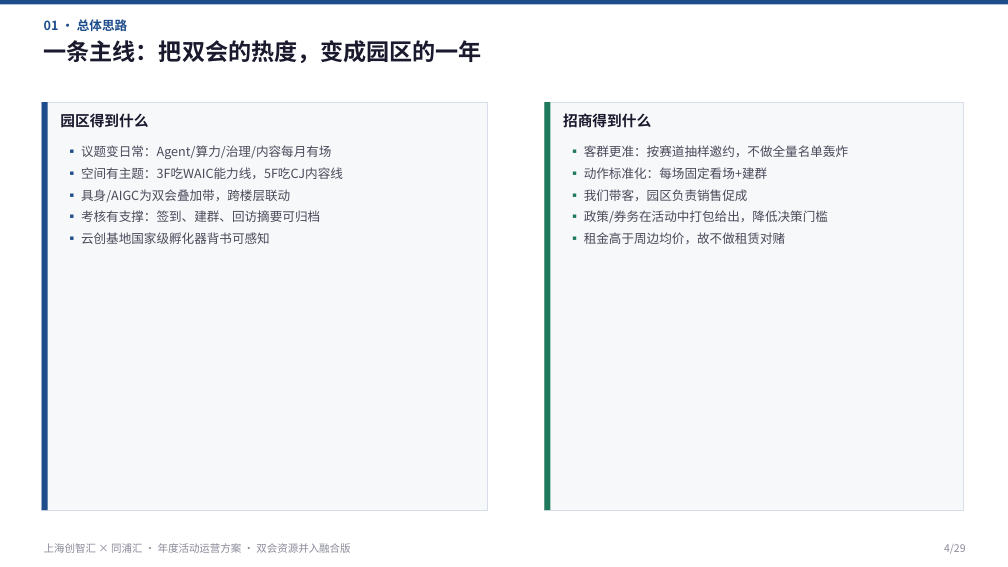
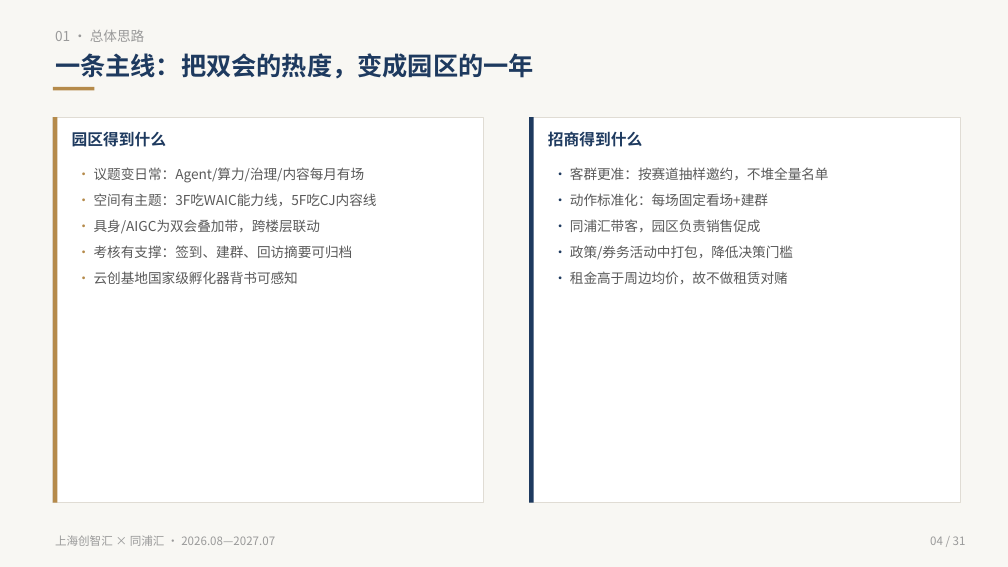
Before and after one commit to hujigang2010-maker/AIDEN, a slide deck: slide 4 of proposal/chuangzhihui-annual-ops-plan-dual-merge.pptx. Drawn at 1008x567 pixels with LibreOffice and Linux fonts; fonts in the diff are those of the drawing. Boxes give left, top, right and bottom in pixels: in the first picture for what was removed or moved away, otherwise in the second. Text is boxed around its words. In the diff, an @@ line names an element or a change of style, - is before the commit and + after.

```diff
--- a/proposal/chuangzhihui-annual-ops-plan-dual-merge.pptx
+++ b/proposal/chuangzhihui-annual-ops-plan-dual-merge.pptx
@@ rectangle removed at <box>0,0,1008,5</box> @@
@@ rectangle added at <box>0,0,1008,567</box>, fill #F8F7F3 @@
@@ text "01 · 总体思路": place and size @@
-text "01 · 总体思路" at <box>44,19,127,31</box>
+text "01 · 总体思路" at <box>55,30,144,42</box>
@@ text "01 · 总体思路" at <box>55,30,144,42</box>: size 12 to 13 pt, text colour #1E4D8C to #9A9A9A, bold off @@
@@ text "一条主线：把双会的热度，变成园区的一年": place and size @@
-text "一条主线：把双会的热度，变成园区的一年" at <box>44,40,482,63</box>
+text "一条主线：把双会的热度，变成园区的一年" at <box>55,53,534,79</box>
@@ text "一条主线：把双会的热度，变成园区的一年" at <box>55,53,534,79</box>: size 22 to 24 pt, text colour #1A1A2E to #1E3A5F @@
@@ rectangle added at <box>53,87,95,90</box>, fill #B58A4A @@
@@ rectangle: place and size @@
-rectangle at <box>42,102,488,510</box>
+rectangle at <box>53,117,484,503</box>
@@ rectangle at <box>53,117,484,503</box>: fill #F7F8FA to #FFFFFF; outline #D8DEE8 0.8 pt to #E0DCD4 0.8 pt @@
@@ rectangle: place and size @@
-rectangle at <box>42,102,48,510</box>
+rectangle at <box>53,117,57,503</box>
@@ rectangle at <box>53,117,57,503</box>: fill #1E4D8C to #B58A4A @@
@@ rectangle at <box>529,117,960,503</box>: fill #F7F8FA to #FFFFFF; outline #D8DEE8 0.8 pt to #E0DCD4 0.8 pt @@
@@ rectangle: place and size @@
-rectangle at <box>544,102,964,510</box>
+rectangle at <box>529,117,960,503</box>
@@ rectangle: place and size @@
-rectangle at <box>544,102,551,510</box>
+rectangle at <box>529,117,534,503</box>
@@ rectangle at <box>529,117,534,503</box>: fill #1F7A5C to #1E3A5F @@
@@ text "园区得到什么": place and size @@
-text "园区得到什么" at <box>60,113,148,128</box>
+text "园区得到什么" at <box>72,131,166,147</box>
@@ text "园区得到什么" at <box>72,131,166,147</box>: size 14 to 15 pt, text colour #1A1A2E to #1E3A5F @@
@@ text "招商得到什么" at <box>548,131,642,147</box>: size 14 to 15 pt, text colour #1A1A2E to #1E3A5F @@
@@ text "招商得到什么": place and size @@
-text "招商得到什么" at <box>563,113,651,128</box>
+text "招商得到什么" at <box>548,131,642,147</box>
@@ text at <box>94,167,377,284</box>: text changed; size 12 to 13 pt; text colour #4A4A5A to #5A5A5A @@
-▪ 议题变日常：Agent/算力/治理/内容每月有场
-▪ 空间有主题：3F吃WAIC能力线，5F吃CJ内容线
-▪ 具身/AIGC为双会叠加带，跨楼层联动
-▪ 考核有支撑：签到、建群、回访摘要可归档
-▪ 云创基地国家级孵化器背书可感知
+· 议题变日常：Agent/算力/治理/内容每月有场
+· 空间有主题：3F吃WAIC能力线，5F吃CJ内容线
+· 具身/AIGC为双会叠加带，跨楼层联动
+· 考核有支撑：签到、建群、回访摘要可归档
+· 云创基地国家级孵化器背书可感知
@@ text at <box>570,167,829,284</box>: text changed; size 12 to 13 pt; text colour #4A4A5A to #5A5A5A @@
-▪ 客群更准：按赛道抽样邀约，不做全量名单轰炸
-▪ 动作标准化：每场固定看场+建群
-▪ 我们带客，园区负责销售促成
-▪ 政策/券务在活动中打包给出，降低决策门槛
-▪ 租金高于周边均价，故不做租赁对赌
+· 客群更准：按赛道抽样邀约，不堆全量名单
+· 动作标准化：每场固定看场+建群
+· 同浦汇带客，园区负责销售促成
+· 政策/券务活动中打包，降低决策门槛
+· 租金高于周边均价，故不做租赁对赌
@@ text at <box>55,535,275,546</box>: text changed; size 10 to 11 pt; text colour #8A8A9A to #9A9A9A @@
-上海创智汇 × 同浦汇 · 年度活动运营方案 · 双会资源并入融合版
+上海创智汇 × 同浦汇 · 2026.08—2027.07
@@ text at <box>930,536,966,545</box>: text changed; size 10 to 11 pt; text colour #8A8A9A to #9A9A9A @@
-4/29
+04 / 31
```
Also in this commit, not shown: 21 other slides changed, 9 slides added, 7 slides removed, 40 other files.
